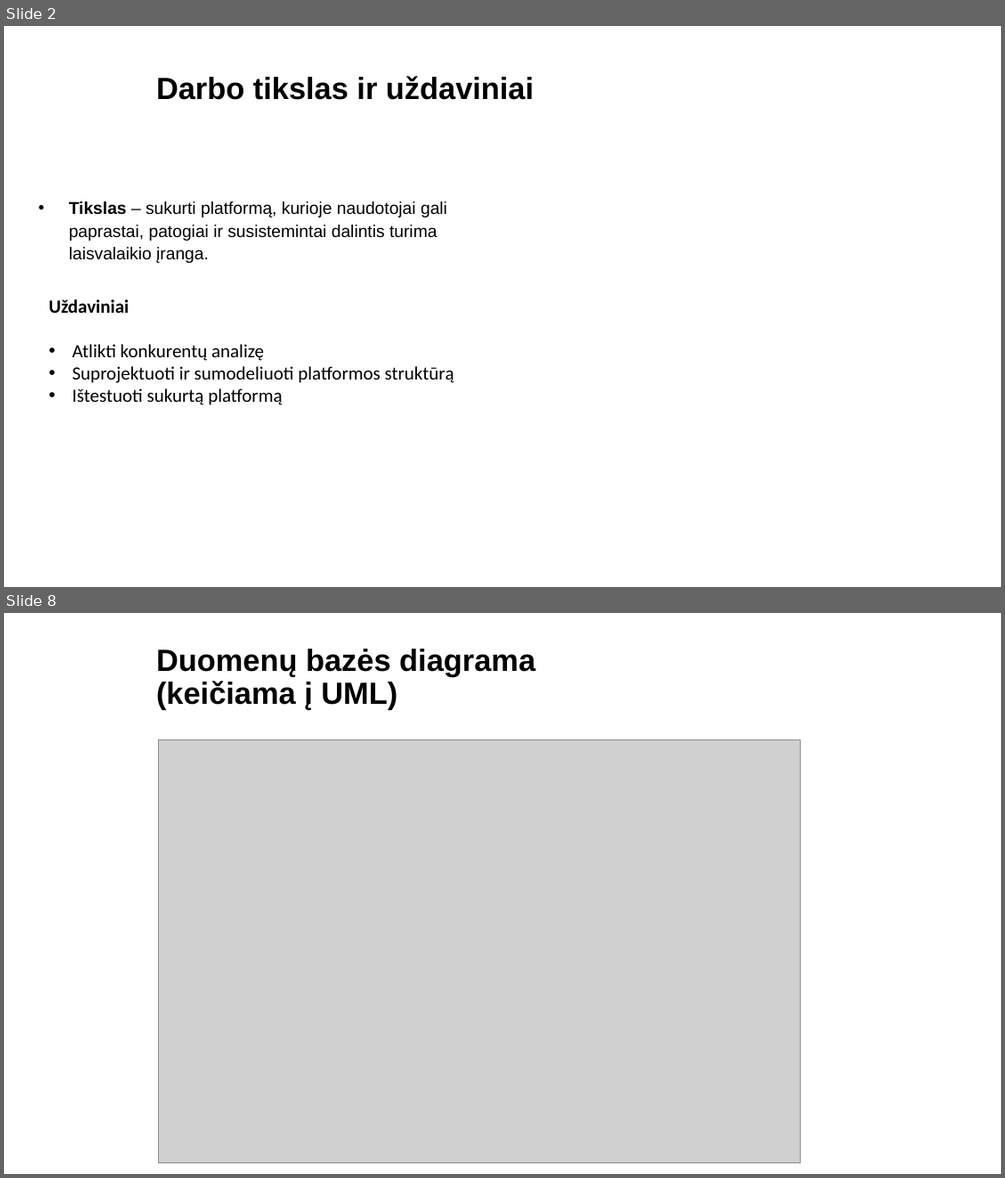
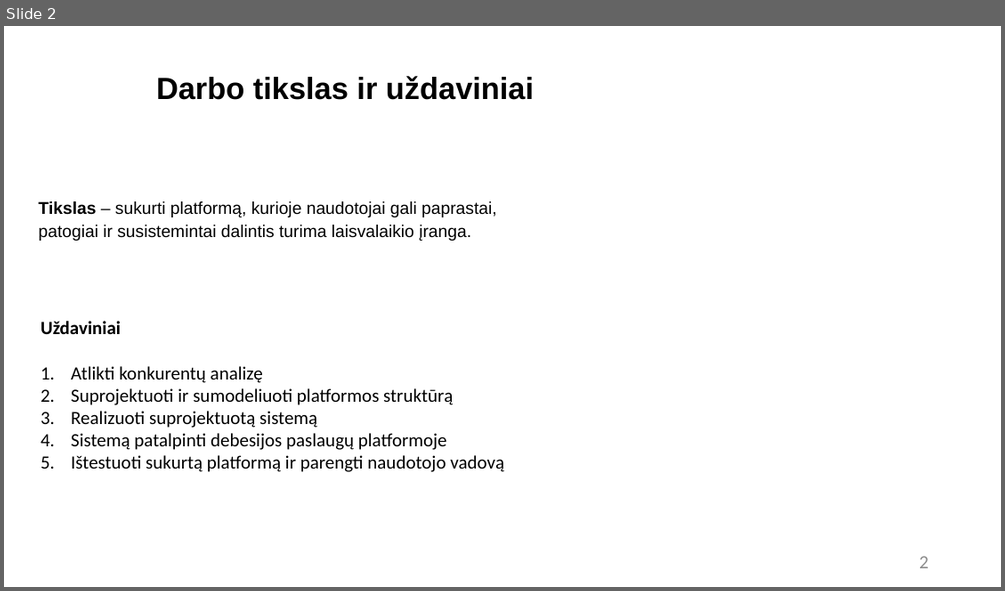
Before and after one commit to RedasNiuklys/Laisvalaikio-preki--dalinimosi-platforma, a slide deck: Office_stuff/Tarpinio Gynimo skaidrės.pptx. Shown one above the other, each under a label of ours: slides 2 and 8 before the commit, slide 2 after it; the slides between them are not shown. The pictures are 1005x1178 and 1005x591 pixels, drawn with LibreOffice and Linux fonts; fonts in the diff are those of the drawing; grey boxes stand for pictures; background and template pictures are left out. Boxes give left, top, right and bottom in pixels: in the first picture for what was removed or moved away, otherwise in the second. Text is boxed around its words. In the diff, an @@ line names an element or a change of style, - is before the commit and + after.

```diff
--- a/Office_stuff/Tarpinio Gynimo skaidrės.pptx
+++ b/Office_stuff/Tarpinio Gynimo skaidrės.pptx
@@ slide 8 removed at [4,613,1001,1174], background picture (left out) @@
@@ title removed at [156,649,535,710] @@
-Duomenų bazės diagrama (keičiama į UML)
@@ picture removed at [159,739,801,1163] @@
@@ slide 2 changed as well @@
@@ text "Tikslas – sukurti platformą, kurioje ..." at [39,201,496,240]: bullet • to none @@
@@ text "Uždaviniai": place and size @@
-text "Uždaviniai" at [48,299,454,405]
+text "Uždaviniai" at [40,321,504,472]
@@ text at [71,366,453,405]: bullet • to 1. @@
@@ text at [71,410,504,472]: text changed @@
-• Ištestuoti sukurtą platformą
+3. Realizuoti suprojektuotą sistemą
+4. Sistemą patalpinti debesijos paslaugų platformoje
+5. Ištestuoti sukurtą platformą ir parengti naudotojo vadovą
@@ page number added at [919,556,929,568], 36 pt, text #8C8C8C @@
+2
```
Also in this commit, not shown: 4 other slides changed, 11 slides added, 5 other slides removed, 13 other files.
